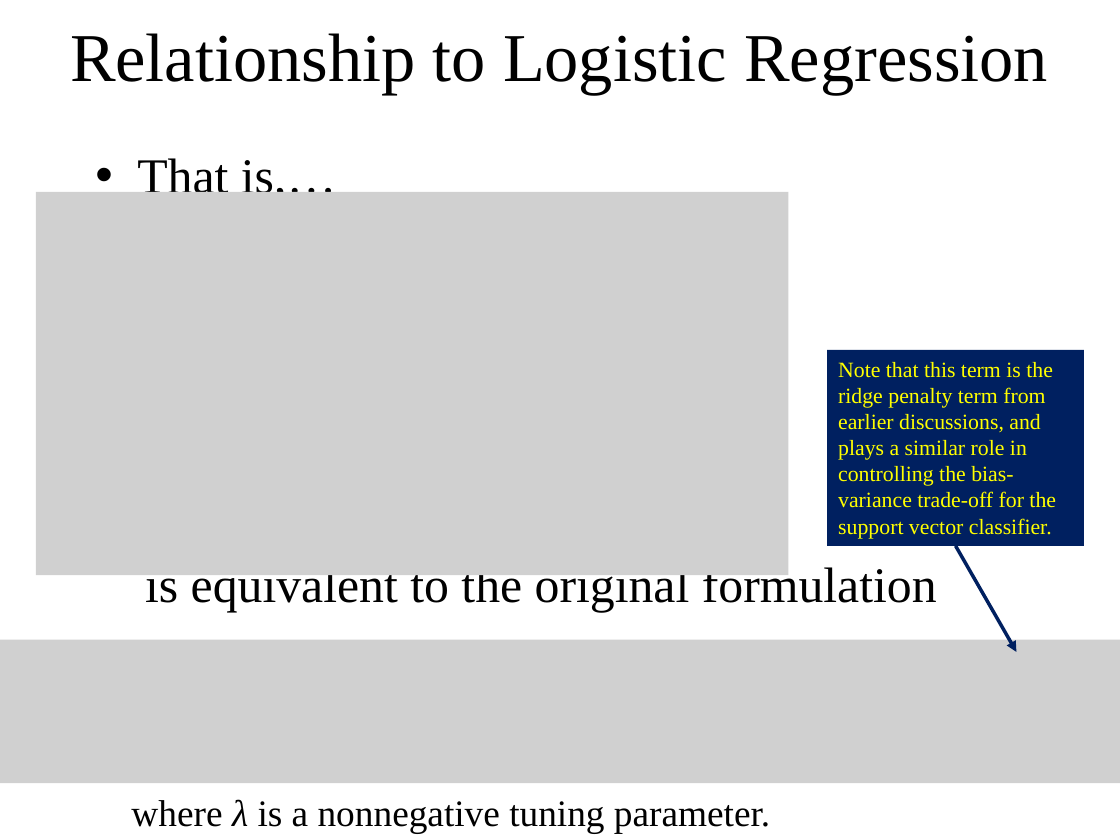
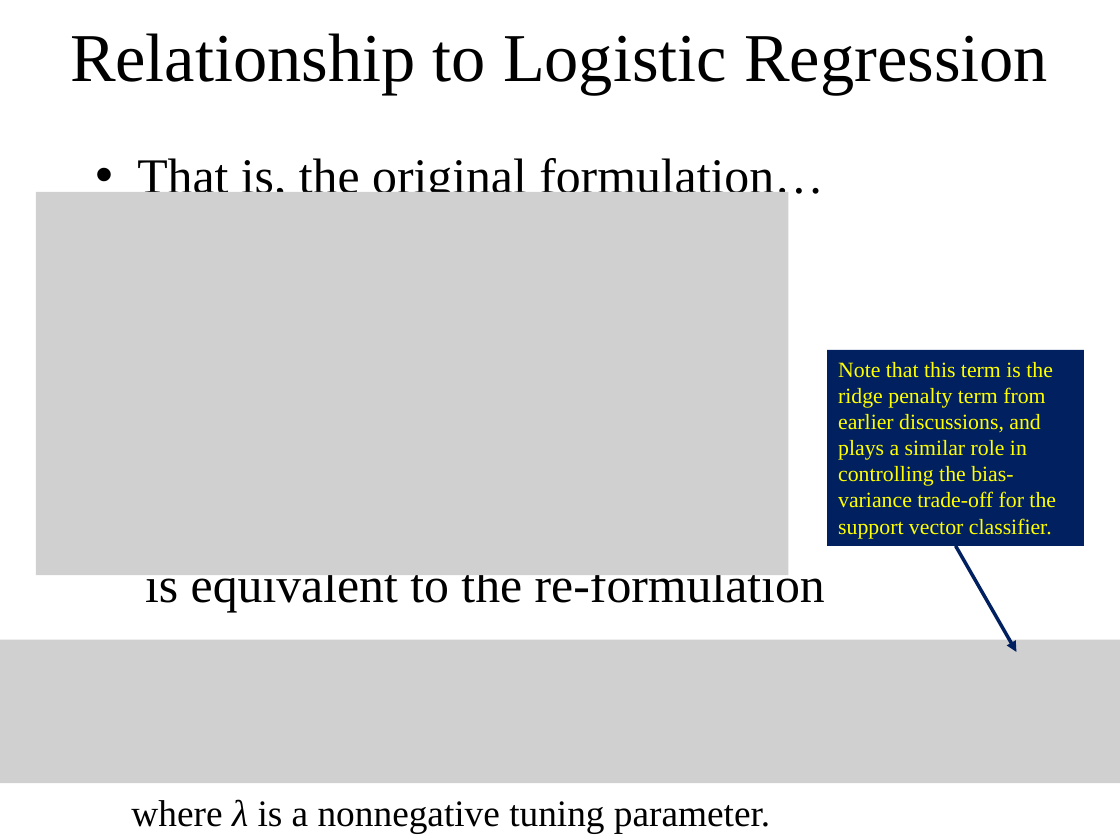
Before and after one commit to WilliamandMary-BUAD5082-Spring2017/Classes-15-to-18-Support-Vector-Machines, a slide deck: slide 27 of SupportVectorMachines.pptx. Drawn at 1120x840 pixels with LibreOffice and Linux fonts; fonts in the diff are those of the drawing; grey boxes stand for pictures. Boxes give left, top, right and bottom in pixels: in the first picture for what was removed or moved away, otherwise in the second. Text is boxed around its words. In the diff, an @@ line names an element or a change of style, - is before the commit and + after.

```diff
--- a/SupportVectorMachines.pptx
+++ b/SupportVectorMachines.pptx
@@ text at [137, 158, 825, 612]: text changed @@
-• That is,…
-is equivalent to the original formulation
+• That is, the original formulation…
+is equivalent to the re-formulation
```
Also in this commit, not shown: 7 other slides changed.
